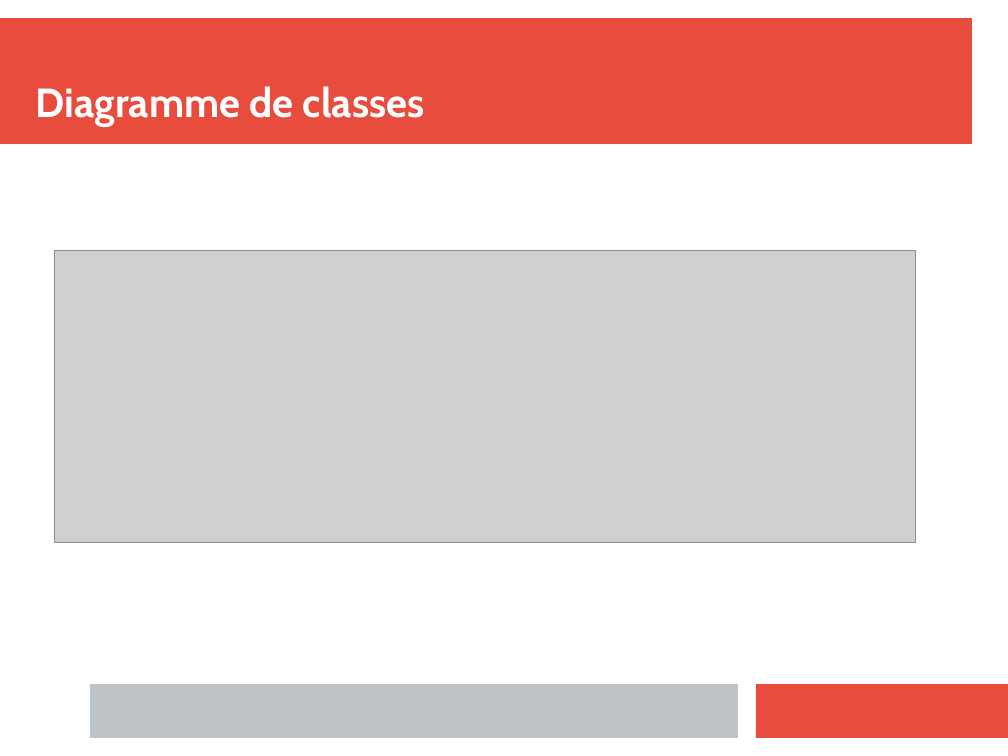
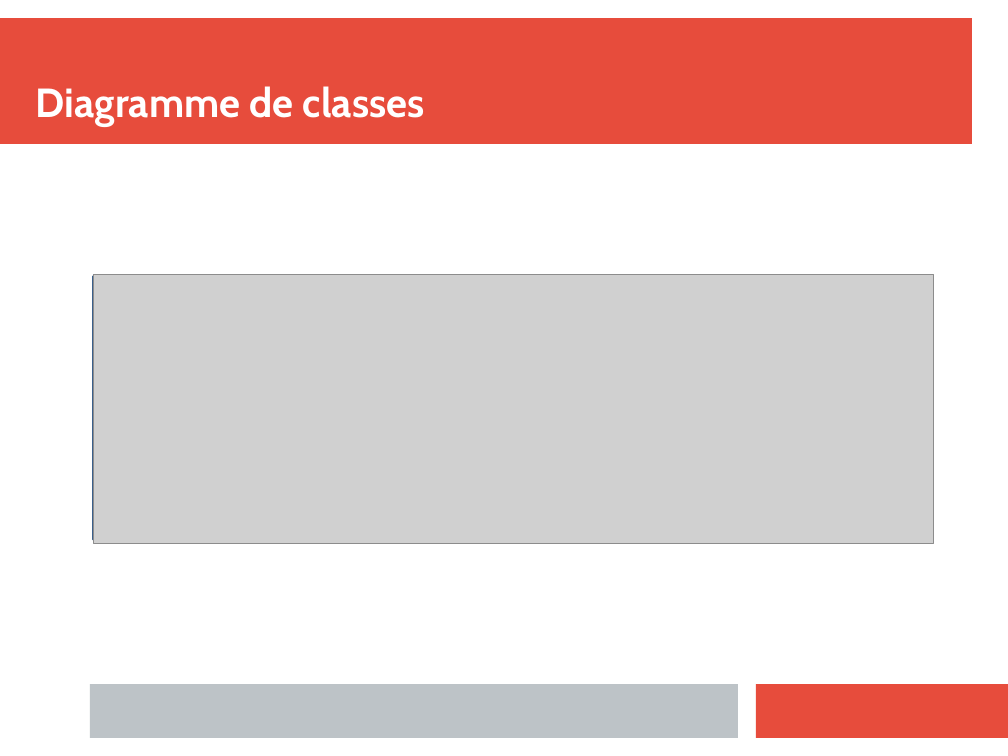
Before and after one commit to FontaineRiant/CoRe, a slide deck: slide 7 of presentation/core.pptx. Drawn at 1008x756 pixels with LibreOffice and Linux fonts; fonts in the diff are those of the drawing; grey boxes stand for pictures. Boxes give left, top, right and bottom in pixels: in the first picture for what was removed or moved away, otherwise in the second. Text is boxed around its words. In the diff, an @@ line names an element or a change of style, - is before the commit and + after.

```diff
--- a/presentation/core.pptx
+++ b/presentation/core.pptx
@@ picture: place and size @@
-picture at (55,251,917,542)
+picture at (93,274,934,543)
@@ rectangle added at (93,276,931,540), fill #7030A0, outline #3A5F8C 2 pt @@
```
Also in this commit, not shown: 3 other slides changed.
